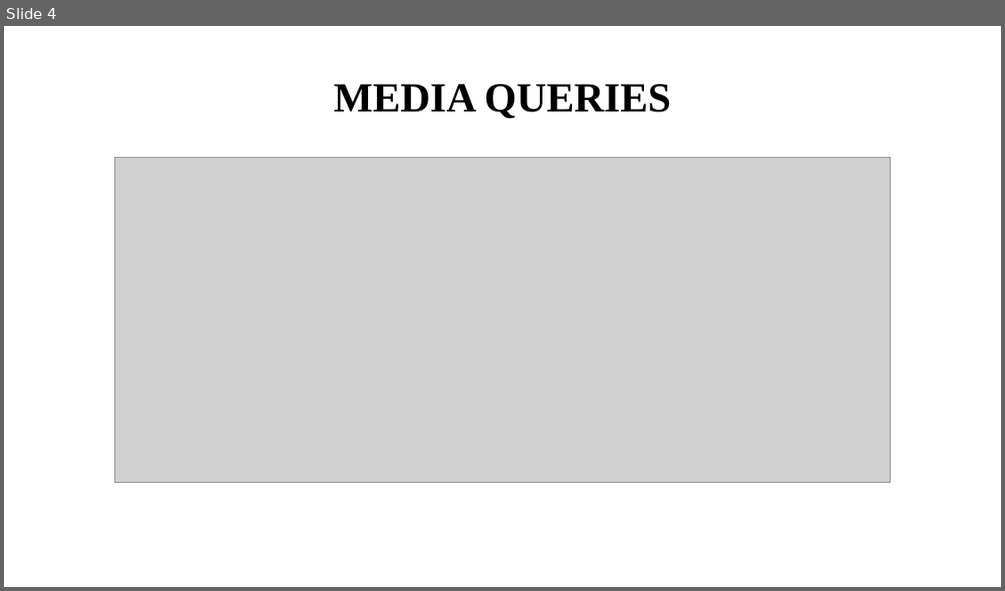
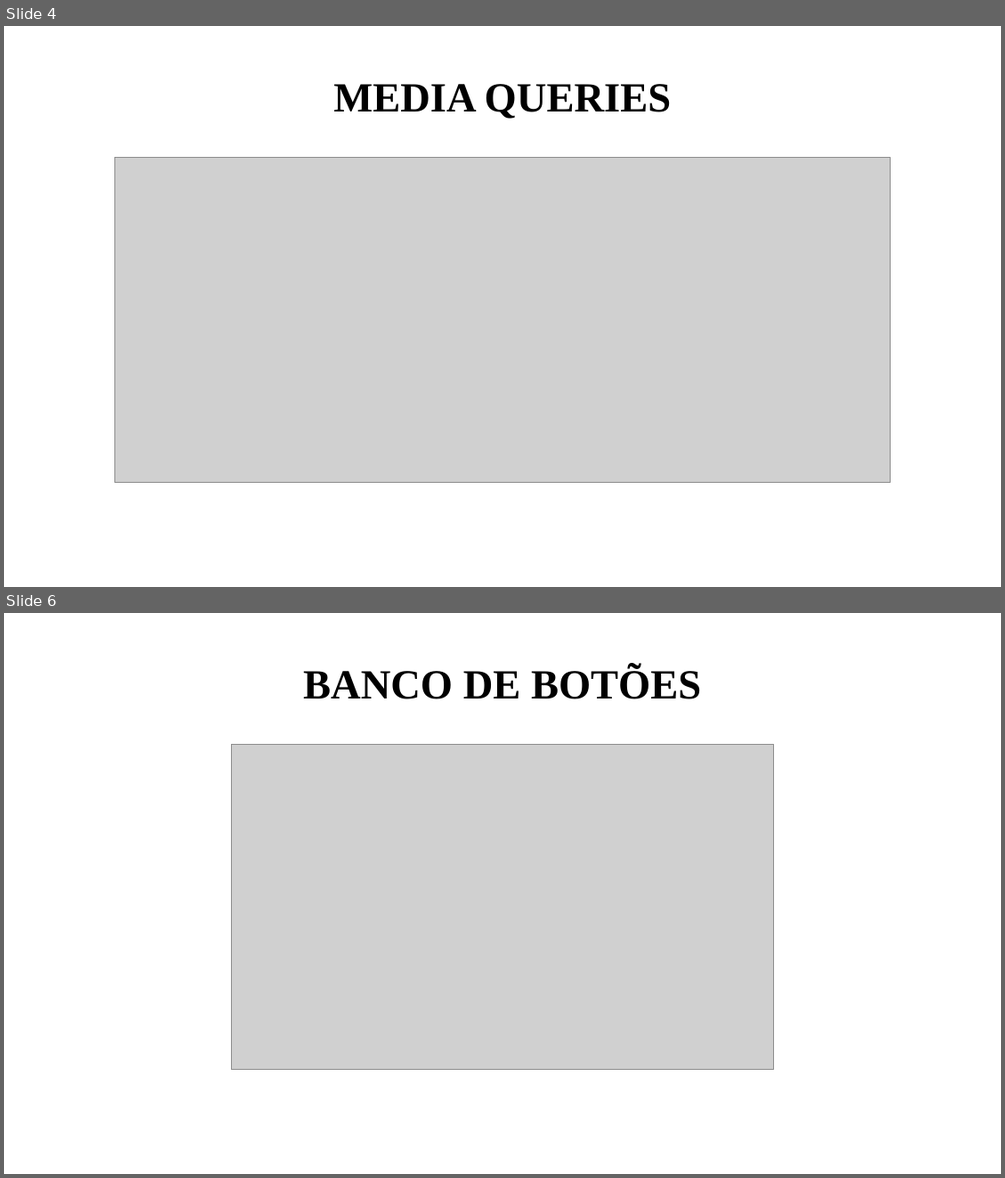
Before and after one commit to futxicaiadatec/futxicadinha01, a slide deck: quarta/slide.odp. Shown one above the other, each under a label of ours: slide 4 before the commit, slides 4 and 6 after it; the slides between them are not shown. The pictures are 1005x591 and 1005x1178 pixels, drawn with LibreOffice and Linux fonts; fonts in the diff are those of the drawing; grey boxes stand for pictures. Boxes give left, top, right and bottom in pixels: in the first picture for what was removed or moved away, otherwise in the second. Text is boxed around its words. In the diff, an @@ line names an element or a change of style, - is before the commit and + after.

```diff
--- a/quarta/slide.odp
+++ b/quarta/slide.odp
@@ slide 6 added at <box>4,613,1001,1174</box>, background #FFFFFF @@
@@ title added at <box>303,666,701,699</box>, 33 pt, text #000000, bold @@
+BANCO DE BOTÕES
@@ picture added at <box>231,744,774,1070</box> @@
```
Also in this commit, not shown: 1 slide changed, 7 other files.
